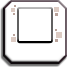
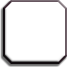
Revision of a layered 67 x 67 image; what changed, layer by layer:
removed layer "Rectangle 17" from group "card base" over [54, 7, 59, 12]
removed layer "Rectangle 14" from group "card base" over [11, 8, 15, 12]
removed layer "Rectangle 11" from group "card base" over [56, 32, 62, 38]
hid "Rectangle 9", painted on it over [11, 7, 55, 42]
